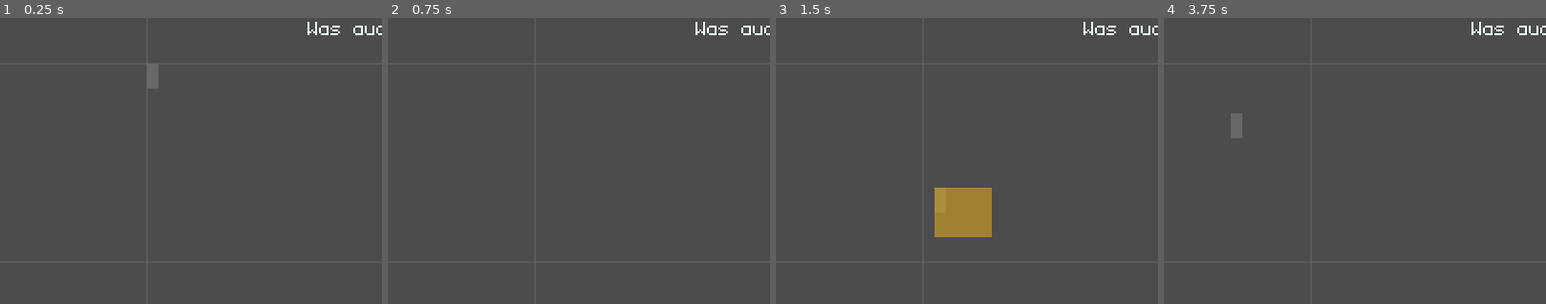
Above: before the commit, frames 1-4 (left to right).
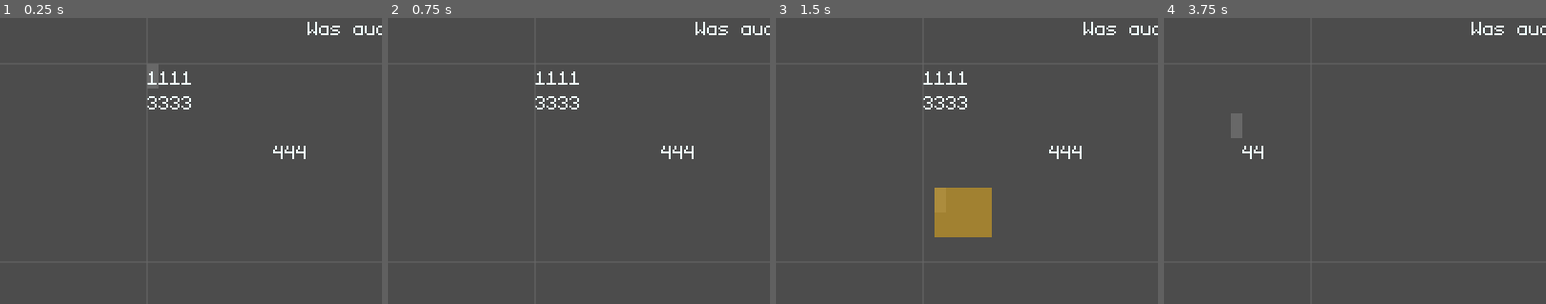
Above: after the commit, the same moments.

Repository: slapslash/TextMap
Game: Godot game, scene res://TextMap.tscn
Same seed, same stepped clock (60 frames per second), same inputs: the game is played once before the commit and once after it.
Inputs (mouse positions are % of the whole screen's width and height, from its top left):
- Up to frame 1 (0.25 s): no input
- Up to frame 2 (0.75 s): tap Enter at 0.5, 0.6 s; move the mouse to (72, 45) at 0.52 s; hold Right from 0.53 s (still down); click (72, 45) at 0.67 s
- Up to frame 3 (1.5 s): tap Space at 0.77, 1.25 s; release Right at 1.25 s; drag from (30, 55) to (45, 70) at 1.27 s
- Up to frame 4 (3.75 s): tap Enter at 2, 3.5, 3.6 s; move the mouse to (60, 28) at 2.02 s; hold Right 2.03-2.75 s; tap Delete at 2.1 s; tap Space at 2.75 s; drag from (45, 70) to (20, 35) at 2.77 s; move the mouse to (80, 65) at 3.52 s; hold Left from 3.53 s (still down)
The pictures show only the part of the screen within x 8-58%, y 25-75%; the shares and areas given below are measured in that part.

The runs differ from the first frame. In frame 1, 0.5% of the frame differs, in the area x 38-80%, y 18-50%; in frame 2, 0.5%; in frame 3, 0.5%; in frame 4, less than 0.1%.

Commit message:
implement export as tilemap.

Diff:
--- /dev/null
+++ b/ExportTileMap.gd
@@ -0,0 +1,78 @@
+extends Viewport
+
+var _tilemap: TileMap
+
+
+func _ready():
+	_set_size(len(Global.font.get_available_chars()))
+	render_target_update_mode = Viewport.UPDATE_ALWAYS
+	# as _draw is called on idle and the texture after _draw also isn't
+	# available immediately, we need to wait some time.
+	# TODO: force_draw() might be a better solution in godot 4.0
+	yield(get_tree().create_timer(0.3), "timeout")
+	_tilemap = _prepare_tilemap(_get_tile_textures())
+
+
+func _prepare_tilemap(tiles: Dictionary) -> TileMap:
+	var set = TileSet.new()
+	var shape = RectangleShape2D.new()
+	shape.extents = Global.cell_size * 0.5
+	var i = 0
+	for chr in tiles.keys():
+		set.create_tile(i)
+		set.tile_set_name(i, chr)
+		set.tile_set_texture(i, tiles[chr])
+		set.tile_set_shape(i, 0, shape)
+		set.tile_set_shape_offset(i, 0, Global.cell_size * 0.5)
+		i += 1
+
+	var map = TileMap.new()
+	map.name = "SavedMap"
+	map.cell_size = Global.cell_size
+	map.tile_set = set
+	return map
+
+
+func _fill_tilemap():
+	for y in Global.matrix:
+		for x in Global.matrix[y]:
+			var id = _tilemap.tile_set.find_tile_by_name(Global.matrix[y][x])
+			_tilemap.set_cell(x, y, id)
+
+
+func export_tilemap():
+	_fill_tilemap()
+	var scene = PackedScene.new()
+	assert(scene.pack(_tilemap) == OK)
+	assert(ResourceSaver.save("res://SavedMap.tscn", scene) == OK)
+
+
+func _get_tile_textures() -> Dictionary:
+	var tiles = {}
+	var dat: Image = get_texture().get_data()
+	dat.flip_y()
+	var x = 0
+	for chr in Global.font.get_available_chars():
+		var tile = dat.get_rect(Rect2(Vector2(x, 0), Global.cell_size))
+		# convert to preserve transparency
+		tile.convert(Image.FORMAT_RGBA8)
+		if not tile.is_invisible():
+			var tex = ImageTexture.new()
+			# disable standard flags.
+			tex.create_from_image(tile, 0)
+			# filter characters, that are not visible (like space).
+			tiles[chr] = tex
+		x += Global.cell_size.x
+	return tiles
+
+
+func _set_size(n_characters):
+	"""
+	Set size of viewport, to fit the given amount of characters
+	with the globally set font.
+	"""
+	size = Vector2(Global.cell_size.x * n_characters, Global.cell_size.y)
+
+
+func _on_Inputs_export_tilemap():
+	export_tilemap()
--- /dev/null
+++ b/ExportTileMapCanvas.gd
@@ -0,0 +1,9 @@
+extends Node2D
+
+
+func _draw():
+	var x = 0
+	for c in Global.font.get_available_chars():
+		var pos = Vector2(x, 0) * Global.cell_size + Vector2(0, Global.font.get_ascent())
+		var _r = Global.font.draw_char(get_canvas_item(), pos, ord(c), -1, Global.text_color)
+		x += 1
--- a/Inputs.gd
+++ b/Inputs.gd
@@ -2,6 +2,9 @@
 
 onready var cursor: Polygon2D
 onready var selection = $Selection
+
+signal export_tilemap
+
 
 func _ready():
 	_init_cursor()
@@ -132,7 +135,7 @@
 			268435539: # Control+S
 				print('saving')
 				Global.save_matrix()
-				# Global.save_as_godot_scene()
+				emit_signal("export_tilemap")
 
 			_:
 				# Every other key
--- a/TextMap.tscn
+++ b/TextMap.tscn
@@ -1,9 +1,11 @@
-[gd_scene load_steps=5 format=2]
+[gd_scene load_steps=7 format=2]
 
 [ext_resource path="res://Grid.gd" type="Script" id=1]
 [ext_resource path="res://Inputs.gd" type="Script" id=2]
 [ext_resource path="res://Camera.gd" type="Script" id=3]
 [ext_resource path="res://Selection.gd" type="Script" id=4]
+[ext_resource path="res://ExportTileMap.gd" type="Script" id=5]
+[ext_resource path="res://ExportTileMapCanvas.gd" type="Script" id=6]
 
 [node name="TextMap" type="Node2D"]
 
@@ -22,4 +24,13 @@
 [node name="Grid" type="Node2D" parent="."]
 script = ExtResource( 1 )
 
+[node name="ExportTileMap" type="Viewport" parent="."]
+size = Vector2( 1, 1 )
+transparent_bg = true
+script = ExtResource( 5 )
+
+[node name="Canvas" type="Node2D" parent="ExportTileMap"]
+script = ExtResource( 6 )
+
+[connection signal="export_tilemap" from="Inputs" to="ExportTileMap" method="_on_Inputs_export_tilemap"]
 [connection signal="zoom_changed" from="Camera" to="Inputs" method="init_custom_mouse_cursor"]
Not shown, changed: saved_matrix.txt
